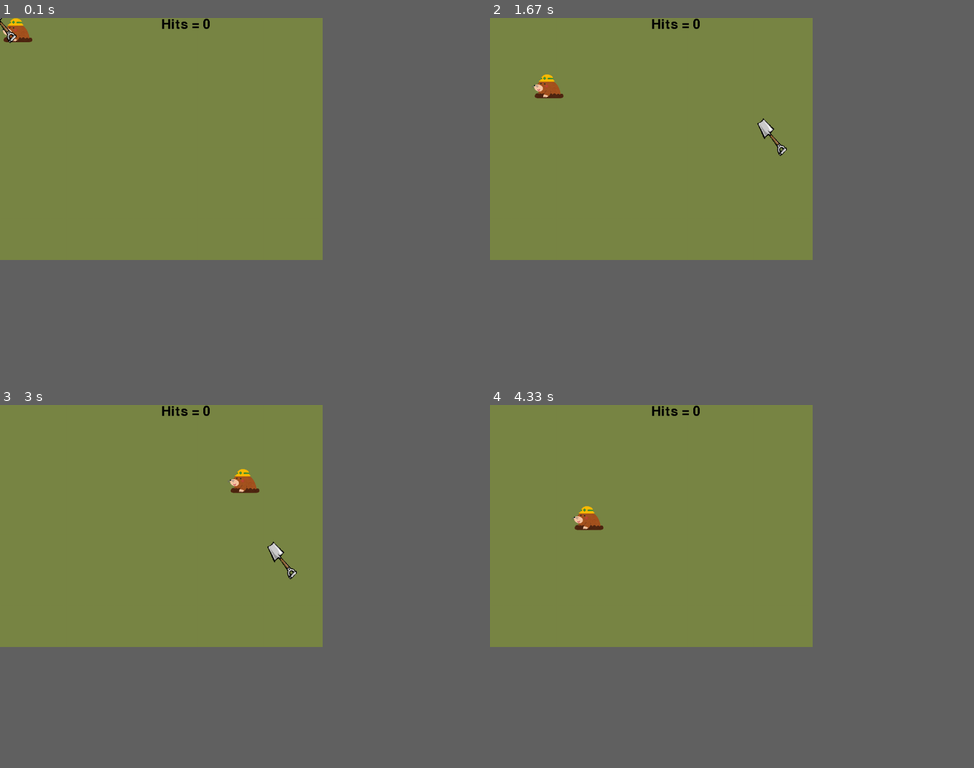
Above: before the commit, frames 1-4 (two rows, left to right).
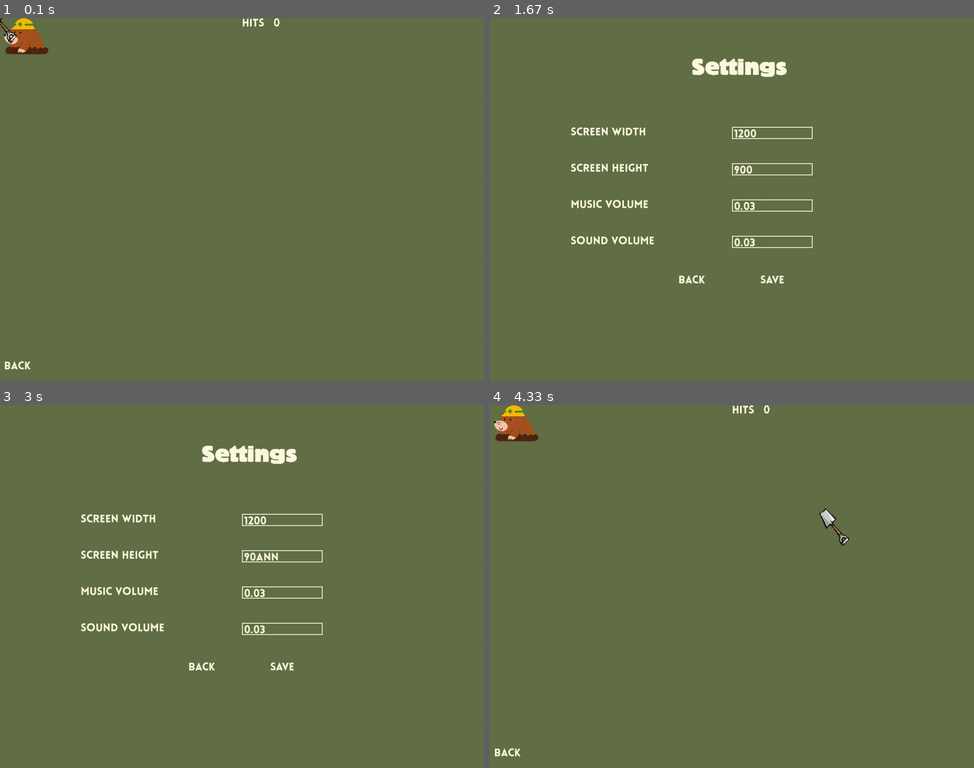
Above: after the commit, the same moments.

Repository: hauuto/Whack-a-mole
Game: pygame game, started from src/Whack-a-mole.py
Two runs of this game, one before a commit and one after it. Both use one fixed random seed, a clock stepped at 60 frames per second and the inputs below.
Inputs (mouse positions are in pixels of both pictures, inside the frame that each line leads up to):
- Up to frame 1 (0.1 s): no input
- Up to frame 2 (1.67 s): click (732, 199) at 0.38 s; click (509, 366) at 0.72 s, where only the run after the commit has a clickable "Back"; click (770, 134) at 1.27 s, where only the run after the commit has a clickable "1200"; tap Enter at 1.55 s
- Up to frame 3 (3 s): click (280, 557) at 1.93 s, where only the run after the commit has a clickable "900"; tap Backspace at 2.22 s; type "an" at 2.55 s; type "n" at 2.75 s; tap Enter at 2.88 s
- Up to frame 4 (4.33 s): click (770, 521) at 3.15 s, where only the run after the commit has a clickable "1200"; click (693, 666) at 3.48 s, where only the run after the commit has a clickable "Back"; click (732, 586) at 4.03 s, where only the run after the commit has a clickable "START GAME"; move the mouse to (833, 521) at 4.32 s
In our replay, the window is 600x450 before the commit and 900x675 after it. These sizes can differ from the game's own. Grey fills any space a smaller window leaves; there, only what the larger window draws over its background counts as a difference.

The runs differ from the first frame. In frame 1, 0.8% of the frame differs, in the area x 0-58%, y 0-97%; in frame 2, 2.8%; in frame 3, 2.9%, in the area x 16-67%, y 0-74%; in frame 4, 1.3%.

Commit message:
feat: settings's interface

Diff:
--- a/src/Whack-a-mole.py
+++ b/src/Whack-a-mole.py
@@ -1,14 +1,12 @@
-#header
 import sys, pygame
-
 from pygame import *
 from pygame.sprite import *
 from pygame.locals import *
-
 from settings import *
 from sprites import *
 
 pygame.init()
+font.init()
 
 # Set up the display
 screen = display.set_mode(screen_size)
@@ -24,23 +22,29 @@
 all_sprites.draw(screen)
 display.update()
 
-#hide the mouse cursor
+# Hide the mouse cursor
 mouse.set_visible(False)
 
-
-
-#move mole
+# Move mole
 delay = 1000
 MOVE_MOLE = USEREVENT + 1
 time.set_timer(MOVE_MOLE, delay)
 
-
-#count hit
+# Count hit
 hits = 0
 
-#text
-f = font.Font(None, screen_width*screen_height//10000)
-green = (121,134,69)
+# Colors
+green = (98, 111, 71)
+beige = (254, 250, 224)
+highlight_color = (103, 70, 54)
+
+# Fonts
+f = pygame.font.Font("../assets/fonts/Lovelo Black.otf", screen_width*screen_height//(screen_width+screen_height*(screen_width-screen_height)//7))
+
+# Add the back button
+back_text = f.render("Back", True, beige)
+back_rect = back_text.get_rect(topleft=(10, screen_height - 50))
+
 # Game loop
 while True:
     for ev in event.get():
@@ -49,6 +53,8 @@
             sys.exit()
 
         if (ev.type == MOUSEBUTTONDOWN):
+            if back_rect.collidepoint(ev.pos):
+                exec(open("main.py").read())
             for mole in moles:
                 if shovel.rect.colliderect(mole.rect):
                     mole.flee(moles)
@@ -58,8 +64,8 @@
                     explosion = Explosion(mole.rect.center)
                     all_sprites.add(explosion)
 
-                    if hits % 20 ==0:
-                        time.set_timer(MOVE_MOLE, delay)
+                    if hits % 20 == 0:
+                        time.set_timer(MOVE_MOLE, delay-200)
                         new_mole = Mole(color=(randint(100,255),randint(100,255),randint(100,255)))
                         moles.append(new_mole)
                         all_sprites.add(new_mole)
@@ -68,14 +74,15 @@
             for mole in moles:
                 mole.flee(moles)
 
-
-    screen.fill(Color(green))
-    screen.blit(f.render("Hits = " + str(hits), False, (0,0,0)), (screen_width//2, 0))
+    screen.fill(green)
+    back_color = highlight_color if back_rect.collidepoint(pygame.mouse.get_pos()) else beige
+    back_text = f.render("Back", True, back_color)
+    screen.blit(back_text, back_rect)
+    screen.blit(f.render("Hits = " + str(hits), False, beige), (screen_width//2, 0))
 
     all_sprites.update()
     all_sprites.draw(screen)
     screen.blit(shovel.image, shovel.rect)
     display.update()
 
-
     pygame.time.Clock().tick(60)
--- a/src/main.py
+++ b/src/main.py
@@ -1,77 +1,60 @@
-import pygame, sys
-
-
+import pygame
+import sys
 from settings import *
-
 from sprites import *
 from pygame.sprite import *
-
+from settings_menu import settings_menu  # Import the settings_menu function
 
 pygame.init()
 pygame.font.init()
 
-
 screen = pygame.display.set_mode(screen_size)
 display.set_caption("Main Menu")
-
-f = pygame.font.Font("../assets/fonts/Lovelo Black.otf",screen_width*screen_height//14000)
-header = pygame.font.Font("../assets/fonts/Block Berthold Regular.ttf",screen_width*screen_height//6000)
-
+fontsize = screen_width*screen_height//(screen_width+screen_height*(screen_width-screen_height)//10)
+header_fontsize = screen_width*screen_height//(screen_width+screen_height*(screen_width-screen_height)//20)
+f = pygame.font.Font("../assets/fonts/Lovelo Black.otf", fontsize)
+header = pygame.font.Font("../assets/fonts/Block Berthold Regular.ttf", header_fontsize)
 
 all_sprites = Group()
 log = Log()
 mountain = Mountain()
 mole = main_menu_Mole()
 all_sprites.add(mountain, log, mole)
-#color
-green = (98,111,71)
+
+# Colors
+green = (98, 111, 71)
 beige = (254, 250, 224)
 highlight_color = (103, 70, 54)
+mouse.set_visible(True)
 while True:
+    main_menu_sound.play()
 
-    #sound
-
-    main_menu_sound.play()
-    #
-
-
-    #screen
     screen.fill(green)
     all_sprites.draw(screen)
-    #
 
-    #
-
-    #
     game_title = header.render("Whack a Mole", True, beige)
-    text_rect = game_title.get_rect(center = (screen.get_rect().centerx, screen.get_rect().centery - 150))
+    text_rect = game_title.get_rect(center=(screen.get_rect().centerx, screen.get_rect().centery - 150))
     screen.blit(game_title, text_rect)
 
     mouse_pos = pygame.mouse.get_pos()
 
-    #
     start_game_text = f.render("START GAME", True, beige)
     start_game_rect = start_game_text.get_rect(center=screen.get_rect().center)
-    start_game_color = highlight_color if start_game_rect.collidepoint(pygame.mouse.get_pos()) else beige
+    start_game_color = highlight_color if start_game_rect.collidepoint(mouse_pos) else beige
     start_game_text = f.render("START GAME", True, start_game_color)
     screen.blit(start_game_text, start_game_rect)
-    #
 
-    #
     setting_text = f.render("SETTING", True, beige)
     setting_rect = setting_text.get_rect(center=(screen.get_rect().centerx, screen.get_rect().centery + 50))
     setting_color = highlight_color if setting_rect.collidepoint(mouse_pos) else beige
     setting_text = f.render("SETTING", True, setting_color)
     screen.blit(setting_text, setting_rect)
-    #
 
-    #
     quit_text = f.render("QUIT", True, beige)
     quit_rect = quit_text.get_rect(center=(screen.get_rect().centerx, screen.get_rect().centery + 100))
     quit_color = highlight_color if quit_rect.collidepoint(mouse_pos) else beige
     quit_text = f.render("QUIT", True, quit_color)
     screen.blit(quit_text, quit_rect)
-    #
 
     pygame.display.update()
     for event in pygame.event.get():
@@ -83,7 +66,7 @@
                 main_menu_sound.stop()
                 exec(open("Whack-a-mole.py").read())
             if setting_rect.collidepoint(event.pos):
-                exec(open("settings.py").read())
+                settings_menu()
             if quit_rect.collidepoint(event.pos):
                 pygame.quit()
                 sys.exit()
--- a/src/settings.py
+++ b/src/settings.py
@@ -1,25 +1,23 @@
+
 from pygame import *
 from pygame.mixer import *
-
 
 # Game settings
 
 # Screen settings
-screen_width = 800
-screen_height = 600
+screen_width = 1200
+screen_height = 900
 screen_size = (screen_width, screen_height)
-
 
 # Sound settings
 mixer.init()
 # Load sounds
 hit_sound = Sound("../assets/sounds/hit.wav")
-hit_sound.set_volume(0.1)
-
+hit_sound.set_volume(0.03)
 
 main_menu_sound = Sound("../assets/sounds/background_music.wav")
-main_menu_sound.set_volume(0.01)
+main_menu_sound.set_volume(0.03)
 
-#Font settings
+# Font settings
 font.init()
 # Load fonts
--- /dev/null
+++ b/src/settings_menu.py
@@ -0,0 +1,135 @@
+import pygame
+import sys
+import importlib
+import os
+from settings import screen_width, screen_height, hit_sound, main_menu_sound
+
+pygame.init()
+pygame.font.init()
+pygame.mouse.set_visible(True)
+# Set up the display
+screen = pygame.display.set_mode((screen_width, screen_height))
+pygame.display.set_caption("Settings")
+
+# Colors
+white = (255, 255, 255)
+black = (0, 0, 0)
+green = (98, 111, 71)
+beige = (254, 250, 224)
+highlight_color = (103, 70, 54)
+
+# Fonts
+font = pygame.font.Font("../assets/fonts/Lovelo Black.otf", screen_width*screen_height//(screen_width+screen_height*(screen_width-screen_height)//7))
+header = pygame.font.Font("../assets/fonts/Block Berthold Regular.ttf", screen_width*screen_height//(screen_width+screen_height*(screen_width-screen_height)//15))
+
+def draw_text(text, font, color, surface, x, y):
+    textobj = font.render(text, True, color)
+    textrect = textobj.get_rect()
+    textrect.topleft = (x, y)
+    surface.blit(textobj, textrect)
+
+def settings_menu():
+    global screen
+    input_boxes = [
+        pygame.Rect(screen_width*(3/6), screen_height*(3/10), screen_width//32, screen_height//30),
+        pygame.Rect(screen_width*(3/6), screen_height*(4/10), screen_width//32, screen_height//30),
+        pygame.Rect(screen_width*(3/6), screen_height*(5/10), screen_width//32, screen_height//30),
+        pygame.Rect(screen_width*(3/6), screen_height*(6/10), screen_width//32, screen_height//30)
+    ]
+    color = [beige] * 4
+    active = [False] * 4
+    text = [str(screen_width), str(screen_height), str(main_menu_sound.get_volume()), str(hit_sound.get_volume())]
+
+    while True:
+        mouse_pos = pygame.mouse.get_pos()
+
+        for event in pygame.event.get():
+            if event.type == pygame.QUIT:
+                pygame.quit()
+                sys.exit()
+            if event.type == pygame.MOUSEBUTTONDOWN:
+                for i in range(4):
+                    if input_boxes[i].collidepoint(event.pos):
+                        active[i] = not active[i]
+                    else:
+                        active[i] = False
+                    color[i] = highlight_color if active[i] else beige
+                if back_rect.collidepoint(mouse_pos):
+                    return  # Exit the settings menu
+                if save_rect.collidepoint(mouse_pos):
+                    try:
+                        new_width = int(text[0])
+                        new_height = int(text[1])
+                        new_music_volume = float(text[2])
+                        new_sound_volume = float(text[3])
+
+                        with open('settings.py', 'w') as f:
+                            f.write(f"""
+from pygame import *
+from pygame.mixer import *
+
+# Game settings
+
+# Screen settings
+screen_width = {new_width}
+screen_height = {new_height}
+screen_size = (screen_width, screen_height)
+
+# Sound settings
+mixer.init()
+# Load sounds
+hit_sound = Sound("../assets/sounds/hit.wav")
+hit_sound.set_volume({new_sound_volume})
+
+main_menu_sound = Sound("../assets/sounds/background_music.wav")
+main_menu_sound.set_volume({new_music_volume})
+
+# Font settings
+font.init()
+# Load fonts
+""")
+                        # Restart the program
+                        os.execv(sys.executable, [sys.executable] + sys.argv)
+                    except ValueError:
+                        pass
+            if event.type == pygame.KEYDOWN:
+                for i in range(4):
+                    if active[i]:
+                        if event.key == pygame.K_RETURN:
+                            active[i] = False
+                            color[i] = beige
+                        elif event.key == pygame.K_BACKSPACE:
+                            text[i] = text[i][:-1]
+                        else:
+                            text[i] += event.unicode
+
+        screen.fill(green)
+        draw_text("Settings", header, beige, screen, screen.get_rect().centerx-100, screen_height*(1/10))
+        draw_text("Screen Width", font, beige, screen, screen_width*(1/6), screen_height*(3/10))
+        draw_text("Screen Height", font, beige, screen, screen_width*(1/6), screen_height*(4/10))
+        draw_text("Music Volume", font, beige, screen, screen_width*(1/6), screen_height*(5/10))
+        draw_text("Sound Volume", font, beige, screen, screen_width*(1/6), screen_height*(6/10))
+
+        for i in range(4):
+            txt_surface = font.render(text[i], True, color[i])
+            width = max(200, txt_surface.get_width()+10)
+            input_boxes[i].w = width
+            screen.blit(txt_surface, (input_boxes[i].x+5, input_boxes[i].y+5))
+            pygame.draw.rect(screen, color[i], input_boxes[i], 2)
+
+        back_text = font.render("Back", True, beige)
+        back_rect = back_text.get_rect(center = (screen.get_rect().centerx - 100, screen.get_rect().centery + 200))
+        back_color = highlight_color if back_rect.collidepoint(mouse_pos) else beige
+        back_text = font.render("Back", True, back_color)
+        screen.blit(back_text, back_rect)
+
+        save_text = font.render("Save", True, beige)
+        save_rect = save_text.get_rect(center = (screen.get_rect().centerx + 100, screen.get_rect().centery + 200))
+        save_color = highlight_color if save_rect.collidepoint(mouse_pos) else beige
+        save_text = font.render("Save", True, save_color)
+        screen.blit(save_text, save_rect)
+
+        pygame.display.flip()
+        pygame.display.update()
+
+settings_menu()
